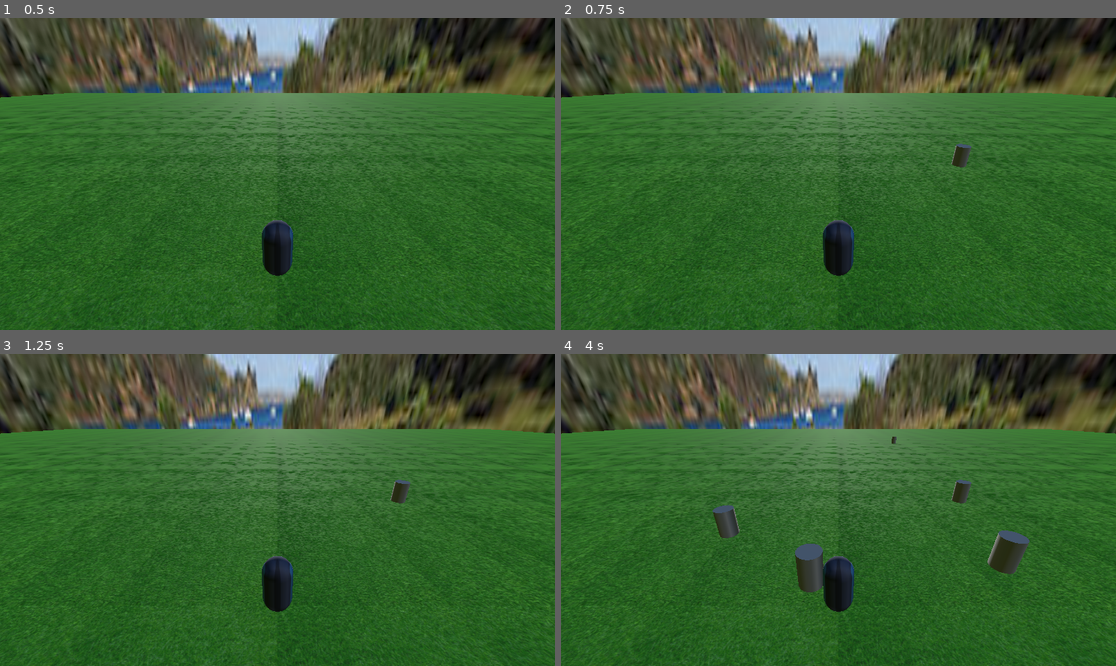
Above: before the commit, frames 1-4 (two rows, left to right).
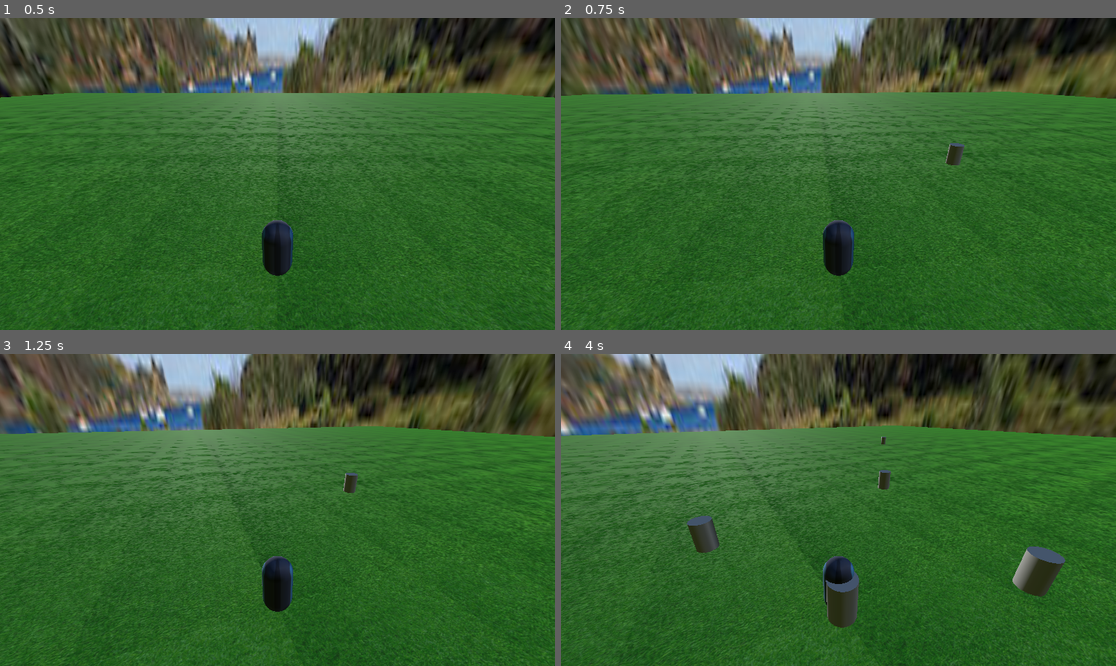
Above: after the commit, the same moments.

Repository: josephdougs/FlowerPlanter2000
Game: Godot game, scene res://main_scene.tscn
The game is run twice, just before and just after one commit, with the same random seed, the same clock (stepped at 60 frames per second) and the same inputs. The engine's default icon, where the game draws it, is replaced by a stand-in: a white triangle on a blue panel in a dark square.
Inputs (mouse positions are in pixels of both pictures, inside the frame that each line leads up to):
- Up to frame 1 (0.5 s): no input
- Up to frame 2 (0.75 s): tap Enter at 0.5 s; move the mouse to (960, 158) at 0.52 s; hold D (right, bound only after the commit) from 0.53 s (still down); click (960, 158) at 0.67 s
- Up to frame 3 (1.25 s): keep holding D (right, bound only after the commit)
- Up to frame 4 (4 s): move the mouse to (727, 525) at 1.27 s; release D (right, bound only after the commit) at 1.28 s; hold S (down, bound only after the commit) 1.28-2.03 s; click (727, 525) at 1.42 s; move the mouse to (894, 441) at 2.02 s; hold D (right, bound only after the commit) 2.03-2.78 s; click (894, 441) at 2.17 s; move the mouse to (810, 572) at 2.77 s; hold W (up, bound only after the commit) 2.78-3.53 s; click (810, 572) at 2.92 s; move the mouse to (1005, 556) at 3.52 s; hold A (left, bound only after the commit) from 3.53 s (still down); click (1005, 556) at 3.67 s

Frame 1 is identical in both runs. In frame 2, 19% of the frame differs, in the area x 0-100%, y 0-100%; in frame 3, 26%; in frame 4, 36%.

Commit message:
Add basic bugged out movement

Diff:
--- a/player.gd
+++ b/player.gd
@@ -3,22 +3,23 @@
 var viewport: Window
 var camera: Camera3D
 
+var MOVE_AMOUNT = 3
+var ROTATE_AMOUNT = 0.5
+
 # Called when the node enters the scene tree for the first time.
 func _ready() -> void:
 	viewport = get_viewport()
 	camera = $"./Camera3D"
-	pass # Replace with function body.
 
 
 # Called every frame. 'delta' is the elapsed time since the previous frame.
 func _process(delta: float) -> void:
-	pass
-
-
-
-func _input(event):
-	if event is InputEventMouseButton:
-		if event.button_index == 1 && event.is_pressed():
-			pass
-			#print(viewport.get_mouse_position())
-			#print(camera.project_local_ray_normal(viewport.get_mouse_position()))
+	print(delta)
+	if Input.is_action_pressed("up"):
+		position.z += (MOVE_AMOUNT * delta)
+	if Input.is_action_pressed("down"):
+		position.z -= (MOVE_AMOUNT * delta)
+	if Input.is_action_pressed("left"):
+		rotation.y += (ROTATE_AMOUNT * delta)
+	if Input.is_action_pressed("right"):
+		rotation.y -= (ROTATE_AMOUNT * delta)
--- a/project.godot
+++ b/project.godot
@@ -15,6 +15,33 @@
 config/features=PackedStringArray("4.4", "GL Compatibility")
 config/icon="res://icon.svg"
 
+[input]
+
+up={
+"deadzone": 0.2,
+"events": [Object(InputEventKey,"resource_local_to_scene":false,"resource_name":"","device":0,"window_id":0,"alt_pressed":false,"shift_pressed":false,"ctrl_pressed":false,"meta_pressed":false,"pressed":false,"keycode":0,"physical_keycode":87,"key_label":0,"unicode":0,"location":0,"echo":false,"script":null)
+, Object(InputEventKey,"resource_local_to_scene":false,"resource_name":"","device":-1,"window_id":0,"alt_pressed":false,"shift_pressed":false,"ctrl_pressed":false,"meta_pressed":false,"pressed":false,"keycode":0,"physical_keycode":4194320,"key_label":0,"unicode":0,"location":0,"echo":false,"script":null)
+]
+}
+down={
+"deadzone": 0.2,
+"events": [Object(InputEventKey,"resource_local_to_scene":false,"resource_name":"","device":-1,"window_id":0,"alt_pressed":false,"shift_pressed":false,"ctrl_pressed":false,"meta_pressed":false,"pressed":false,"keycode":0,"physical_keycode":83,"key_label":0,"unicode":115,"location":0,"echo":false,"script":null)
+, Object(InputEventKey,"resource_local_to_scene":false,"resource_name":"","device":-1,"window_id":0,"alt_pressed":false,"shift_pressed":false,"ctrl_pressed":false,"meta_pressed":false,"pressed":false,"keycode":0,"physical_keycode":4194322,"key_label":0,"unicode":0,"location":0,"echo":false,"script":null)
+]
+}
+left={
+"deadzone": 0.2,
+"events": [Object(InputEventKey,"resource_local_to_scene":false,"resource_name":"","device":-1,"window_id":0,"alt_pressed":false,"shift_pressed":false,"ctrl_pressed":false,"meta_pressed":false,"pressed":false,"keycode":0,"physical_keycode":65,"key_label":0,"unicode":97,"location":0,"echo":false,"script":null)
+, Object(InputEventKey,"resource_local_to_scene":false,"resource_name":"","device":-1,"window_id":0,"alt_pressed":false,"shift_pressed":false,"ctrl_pressed":false,"meta_pressed":false,"pressed":false,"keycode":0,"physical_keycode":4194319,"key_label":0,"unicode":0,"location":0,"echo":false,"script":null)
+]
+}
+right={
+"deadzone": 0.2,
+"events": [Object(InputEventKey,"resource_local_to_scene":false,"resource_name":"","device":-1,"window_id":0,"alt_pressed":false,"shift_pressed":false,"ctrl_pressed":false,"meta_pressed":false,"pressed":false,"keycode":0,"physical_keycode":68,"key_label":0,"unicode":100,"location":0,"echo":false,"script":null)
+, Object(InputEventKey,"resource_local_to_scene":false,"resource_name":"","device":-1,"window_id":0,"alt_pressed":false,"shift_pressed":false,"ctrl_pressed":false,"meta_pressed":false,"pressed":false,"keycode":0,"physical_keycode":4194321,"key_label":0,"unicode":0,"location":0,"echo":false,"script":null)
+]
+}
+
 [rendering]
 
 renderer/rendering_method="gl_compatibility"
